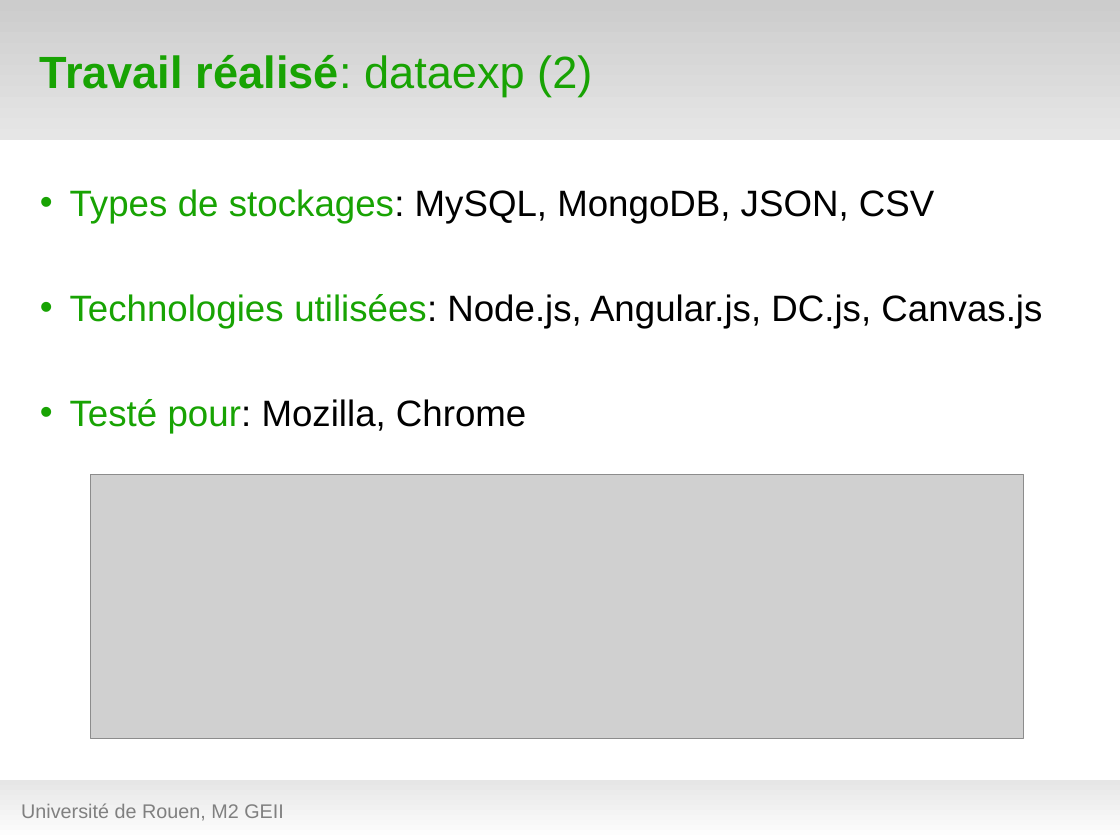
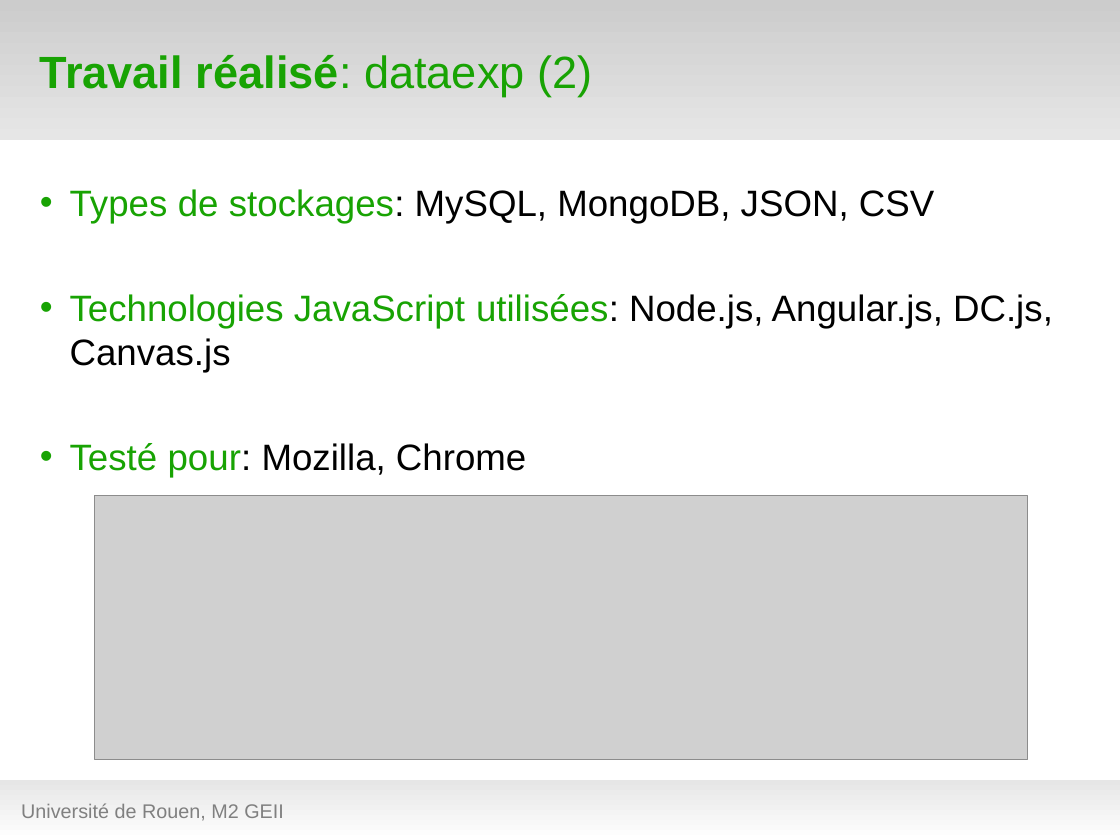
Before and after one commit to hanzenok/dataexp, a slide deck: slide 19 of presentation/test_green7.odp (slide 17 before the commit). Drawn at 1120x840 pixels with LibreOffice and Linux fonts; fonts in the diff are those of the drawing; grey boxes stand for pictures; background and template pictures are left out. Boxes give left, top, right and bottom in pixels: in the first picture for what was removed or moved away, otherwise in the second. Text is boxed around its words. In the diff, an @@ line names an element or a change of style, - is before the commit and + after.

```diff
--- a/presentation/test_green7.odp
+++ b/presentation/test_green7.odp
@@ text at (70,294,1053,372): text changed @@
-• Technologies utilisées: Node.js, Angular.js, DC.js, Canvas.js
+• Technologies JavaScript utilisées: Node.js, Angular.js, DC.js, Canvas.js
@@ picture: place and size @@
-picture at (90,475,1023,739)
+picture at (95,496,1028,760)
```
Also in this commit, not shown: 7 other slides changed, 3 slides added, 1 other file.
